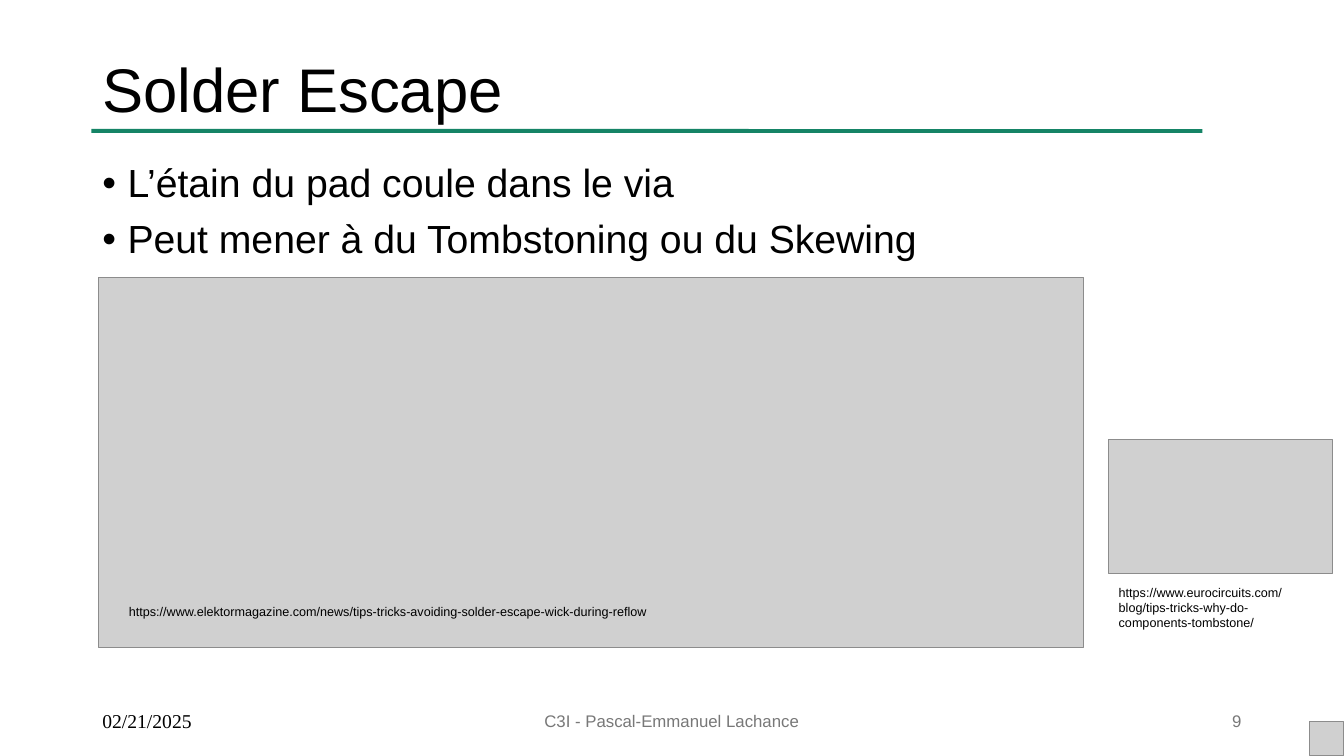
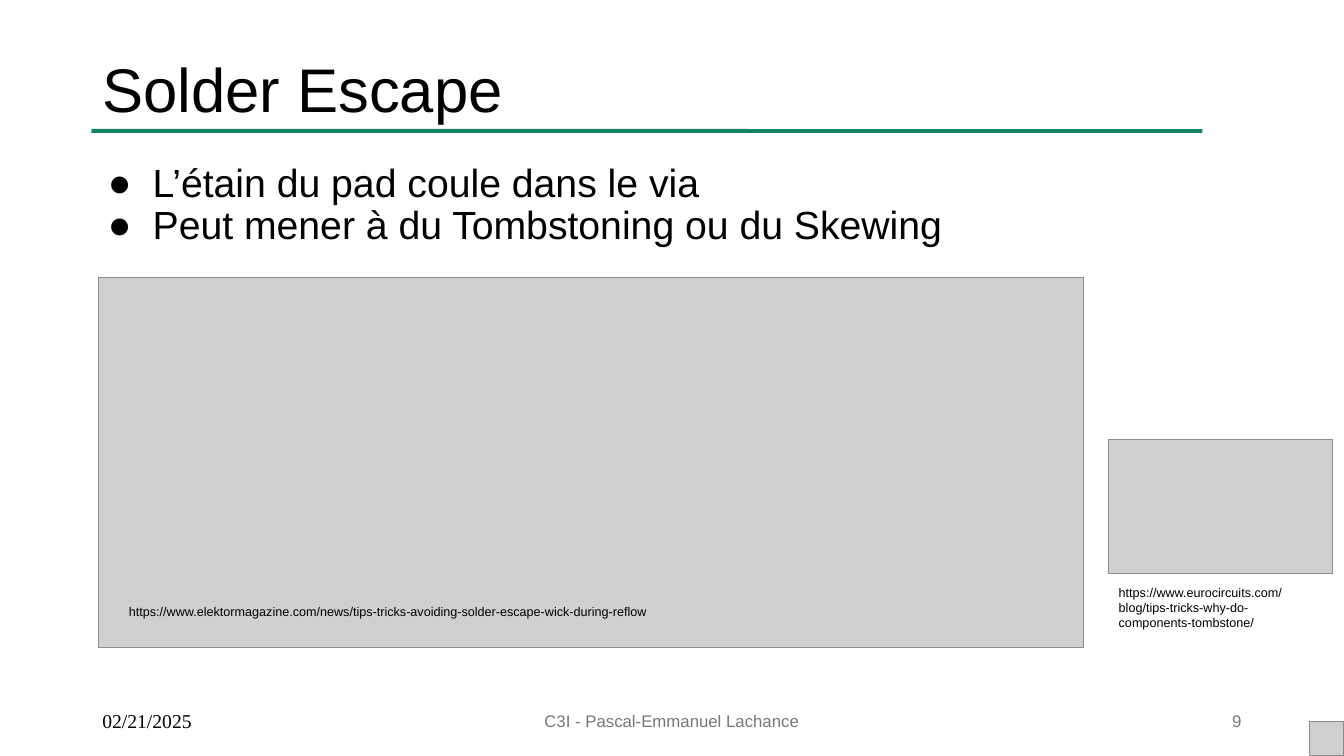
Before and after one commit to Raesangur/PPPPP, a slide deck: slide 9 of 01 - Comment est fabriqué un PCB/PPPPP 01 - Comment est fabriqué un PCB.pptx. Drawn at 1344x756 pixels with LibreOffice and Linux fonts; fonts in the diff are those of the drawing; grey boxes stand for pictures. Boxes give left, top, right and bottom in pixels: in the first picture for what was removed or moved away, otherwise in the second. Text is boxed around its words. In the diff, an @@ line names an element or a change of style, - is before the commit and + after.

```diff
--- a/01 - Comment est fabriqué un PCB/PPPPP 01 - Comment est fabriqué un PCB.pptx
+++ b/01 - Comment est fabriqué un PCB/PPPPP 01 - Comment est fabriqué un PCB.pptx
@@ text "L’étain du pad coule dans ..." at [153, 168, 942, 247]: bullet • to ●; less space between paragraphs @@
```
Also in this commit, not shown: 4 other slides changed, 3 slides added, 7 other files.
